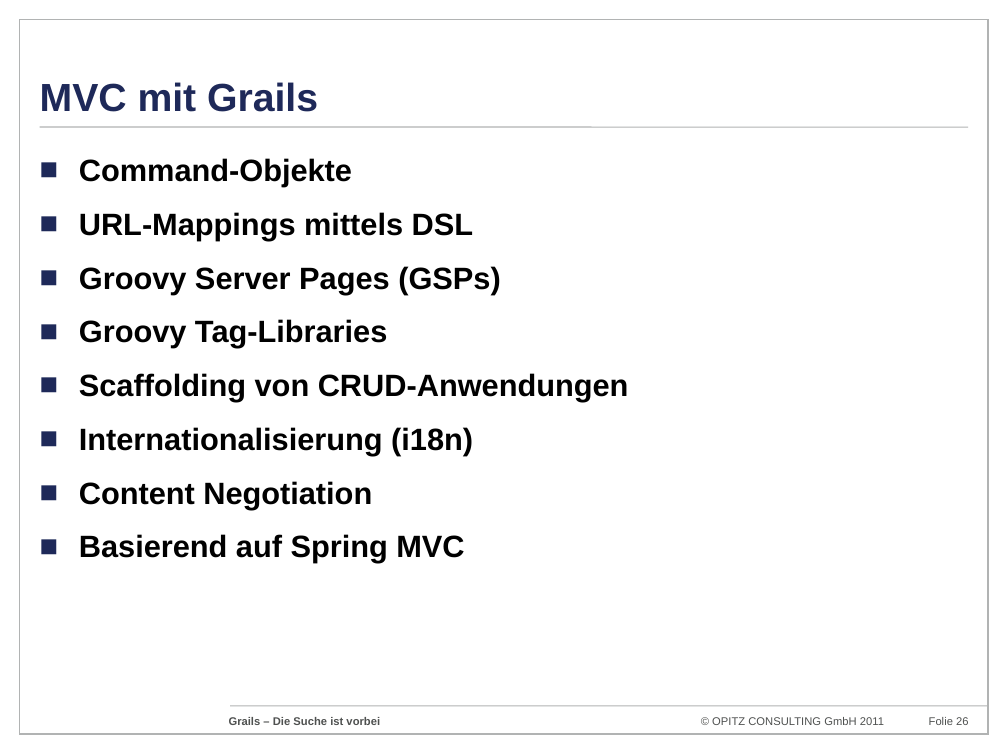
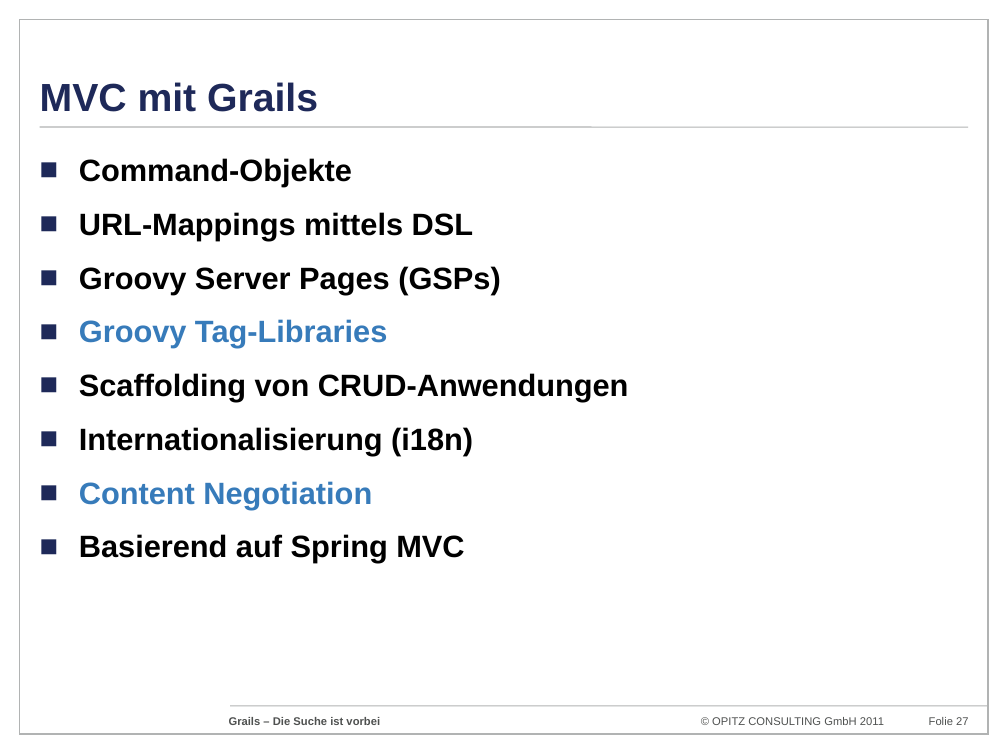
Before and after one commit to codescape/presentations, a slide deck: slide 27 of grails-die-suche-ist-vorbei/grails-doagkonferenz-2011.pptx (slide 26 before the commit). Drawn at 1008x756 pixels with LibreOffice and Linux fonts; fonts in the diff are those of the drawing; background and template pictures are left out. Boxes give left, top, right and bottom in pixels: in the first picture for what was removed or moved away, otherwise in the second. Text is boxed around its words. In the diff, an @@ line names an element or a change of style, - is before the commit and + after.

```diff
--- a/grails-die-suche-ist-vorbei/grails-doagkonferenz-2011.pptx
+++ b/grails-die-suche-ist-vorbei/grails-doagkonferenz-2011.pptx
@@ text at bbox=[79, 319, 387, 509]: text colour #000000 to #377BBA in "Groovy Tag-Libraries", "Content Negotiation" @@
@@ page number at bbox=[929, 717, 968, 725]: text changed @@
-Folie 26
+Folie 27
```
Also in this commit, not shown: 6 other slides changed, 1 slide added.
